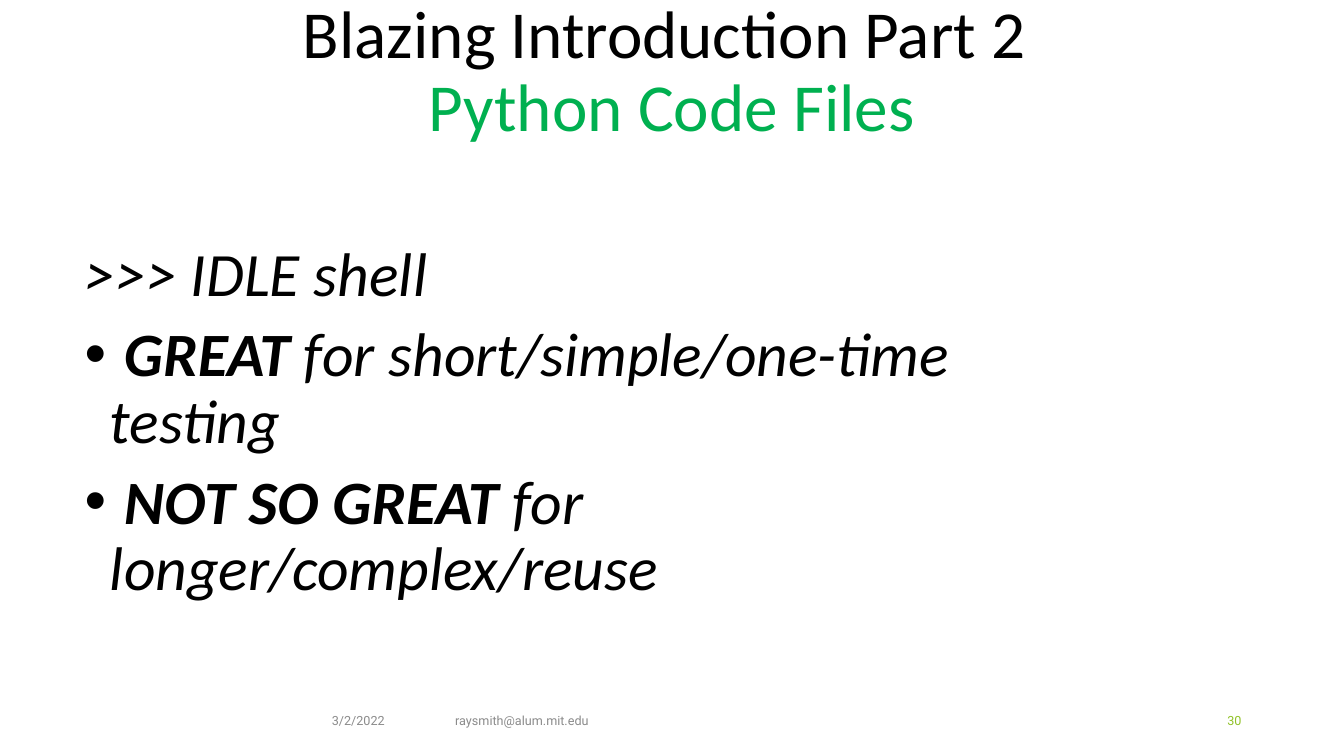
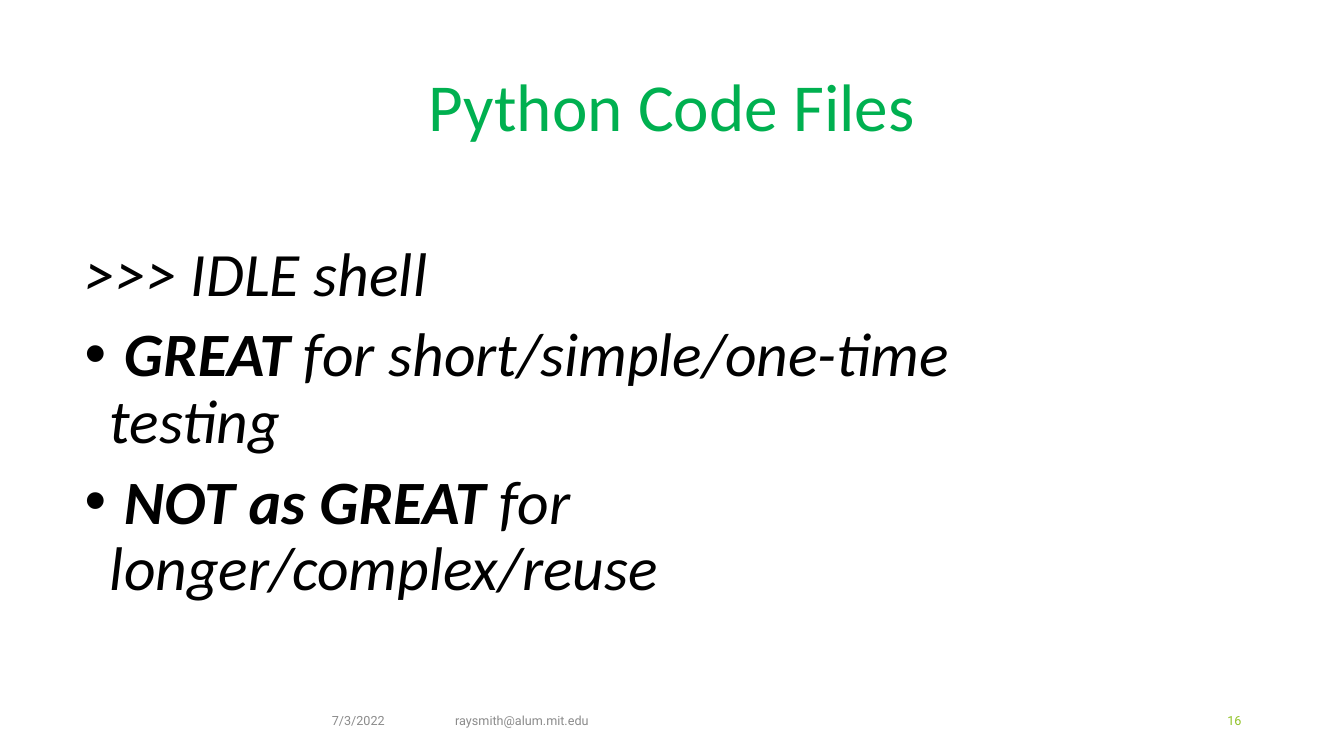
Before and after one commit to raysmith619/Introduction-To-Programming, a slide deck: slide 16 of presentation/Class_1_Introduction/Class_1_Introduction.pptx (slide 30 before the commit). Drawn at 1344x756 pixels with LibreOffice and Linux fonts; fonts in the diff are those of the drawing. Boxes give left, top, right and bottom in pixels: in the first picture for what was removed or moved away, otherwise in the second. Text is boxed around its words. In the diff, an @@ line names an element or a change of style, - is before the commit and + after.

```diff
--- a/presentation/Class_1_Introduction/Class_1_Introduction.pptx
+++ b/presentation/Class_1_Introduction/Class_1_Introduction.pptx
@@ title at [429, 84, 914, 142]: text changed; text colour #000000 to #00B050 @@
-Blazing Introduction Part 2
-Python Code Files
+Python Code Files
@@ text at [110, 481, 658, 601]: text changed @@
-• NOT SO GREAT for longer/complex/reuse
+• NOT as GREAT for longer/complex/reuse
@@ text at [332, 716, 385, 726]: text changed @@
-3/2/2022
+7/3/2022
@@ page number at [1227, 716, 1241, 725]: text changed @@
-30
+16
```
Also in this commit, not shown: 38 other slides changed, 2 slides added, 1 slide removed, 11 other files.
